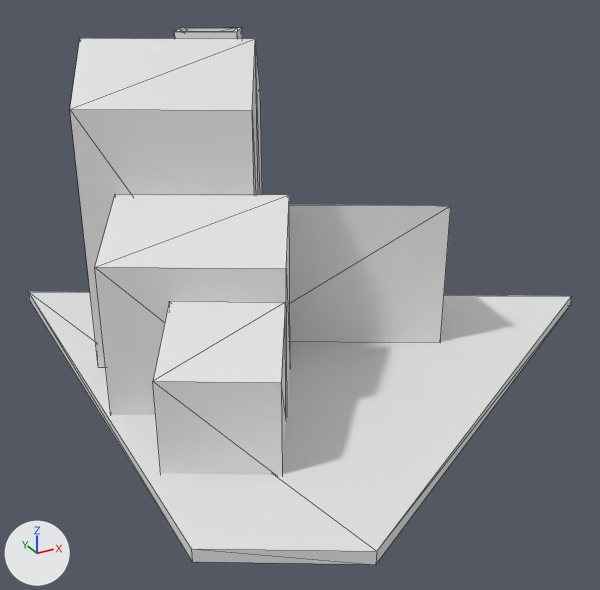
Before and after pictures for a commit that changed the glTF model client/scripts/modules/game/scene/assets/models/buildings/goldMill.glb.
Rendered twice from a 50 mm camera at (-0.242, -0.483, 0.667) aimed at (0.324, 0.545, 0.153). Every picture has the same lights, and +X, +Y and +Z are marked at lower left. Mesh edges are drawn as thin lines. Vertices at the same position are counted once.

The first picture shows 'goldMill'.
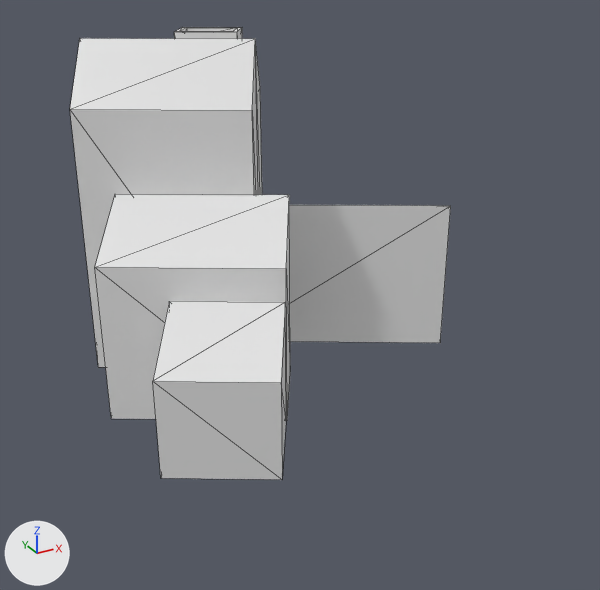
Boxes (x1, y1, x2, y2) around the edits, measured in the pictures (600 x 590 px):
'goldMill', reshaped (30% narrower, 16% shorter): before (29, 27, 571, 564); after (70, 27, 451, 480)
part 1 of me_cube_007, deleted: before (29, 292, 571, 564)

The change in detail:
me_cube_007 has 60 vertices, 84 faces and spans x 0.0..0.866, y 0.1..1.0, z 0.035..0.529.
me_cube_007 is used by ob_goldmill; location (0.0, 0.0, 0.0).
me_cube_007 part 1: the loose piece of 8 vertices spanning x 0.0..0.866, y 0.1..1.0, z 0.035..0.055 is deleted.
